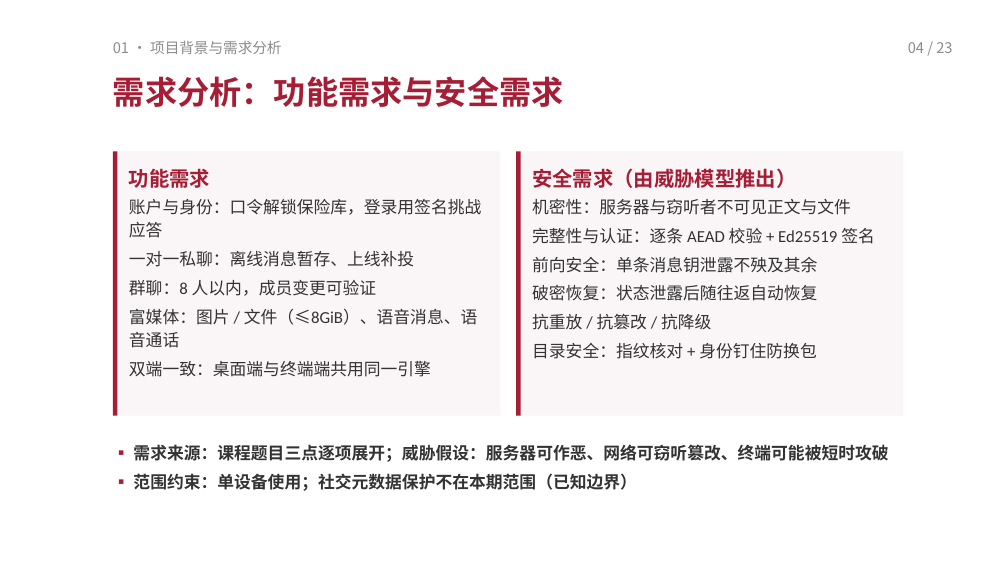
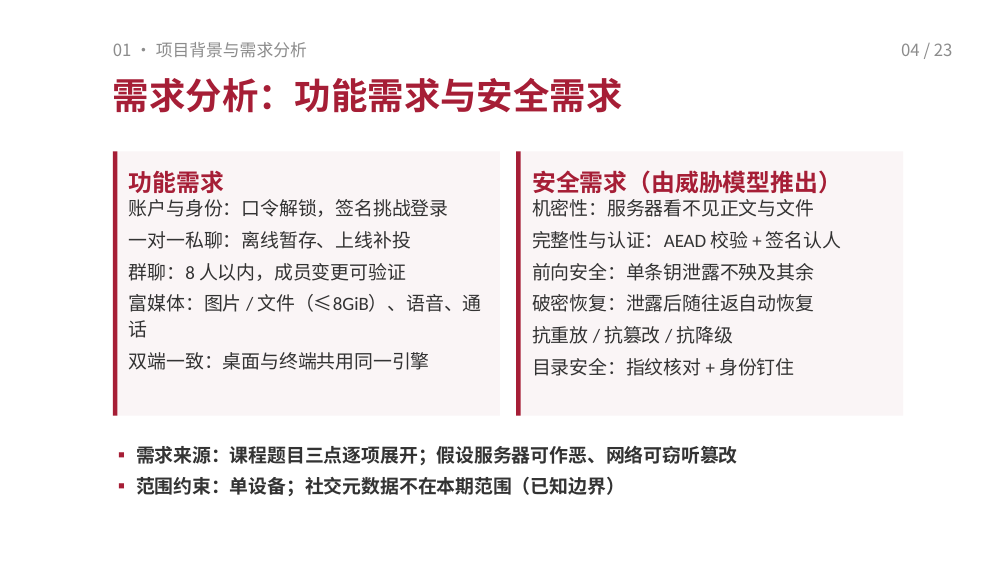
Before and after one commit to TomHaoZi/ECNUchat, a slide deck: slide 4 of 中期汇报/ECNUchat-中期汇报.pptx. Drawn at 1008x572 pixels with LibreOffice and Linux fonts; fonts in the diff are those of the drawing. Boxes give left, top, right and bottom in pixels: in the first picture for what was removed or moved away, otherwise in the second. Text is boxed around its words. In the diff, an @@ line names an element or a change of style, - is before the commit and + after.

Commit message:
PPT 再精简大字版：标题 26 磅、正文 13.5–14.5 磅，每页只留短句要点；图解文字同步放大并删繁就简；预览 PDF 重新生成

```diff
--- a/中期汇报/ECNUchat-中期汇报.pptx
+++ b/中期汇报/ECNUchat-中期汇报.pptx
@@ text "01 · 项目背景与需求分析" at box(113, 42, 307, 58): size 10.5 to 12 pt @@
@@ text "04 / 23" at box(901, 43, 953, 56): size 10.5 to 12 pt @@
@@ text "需求分析：功能需求与安全需求" at box(113, 78, 623, 113): size 23 to 26 pt @@
@@ text "功能需求" at box(129, 170, 224, 193): size 14.5 to 17 pt @@
@@ text "安全需求（由威胁模型推出）" at box(532, 170, 842, 194): size 14.5 to 17 pt @@
@@ text "机密性：服务器看不见正文与文件" at box(532, 231, 841, 376): size 12 to 13.5 pt in "抗重放 / 抗篡改 / 抗降级" @@
@@ text at box(129, 231, 411, 249): text changed; size 12 to 13.5 pt @@
-账户与身份：口令解锁保险库，登录用签名挑战应答
-一对一私聊：离线消息暂存、上线补投
+账户与身份：口令解锁，签名挑战登录
+一对一私聊：离线暂存、上线补投
@@ text at box(532, 231, 841, 312): text changed; size 12 to 13.5 pt @@
-机密性：服务器与窃听者不可见正文与文件
-完整性与认证：逐条 AEAD 校验 + Ed25519 签名
-前向安全：单条消息钥泄露不殃及其余
-破密恢复：状态泄露后随往返自动恢复
+机密性：服务器看不见正文与文件
+完整性与认证：AEAD 校验 + 签名认人
+前向安全：单条钥泄露不殃及其余
+破密恢复：泄露后随往返自动恢复
@@ text at box(129, 263, 406, 281): size 12 to 13.5 pt in "群聊：8 人以内，成员变更可验证" @@
@@ text at box(129, 294, 482, 370): text changed; size 12 to 13.5 pt @@
-富媒体：图片 / 文件（≤8GiB）、语音消息、语音通话
-双端一致：桌面端与终端端共用同一引擎
+富媒体：图片 / 文件（≤8GiB）、语音、通话
+双端一致：桌面与终端共用同一引擎
@@ text at box(532, 358, 794, 376): text changed; size 12 to 13.5 pt @@
-目录安全：指纹核对 + 身份钉住防换包
+目录安全：指纹核对 + 身份钉住
@@ text at box(136, 446, 738, 496): text changed; size 12 to 13.5 pt @@
-▪ 需求来源：课程题目三点逐项展开；威胁假设：服务器可作恶、网络可窃听篡改、终端可能被短时攻破
-▪ 范围约束：单设备使用；社交元数据保护不在本期范围（已知边界）
+▪ 需求来源：课程题目三点逐项展开；假设服务器可作恶、网络可窃听篡改
+▪ 范围约束：单设备；社交元数据不在本期范围（已知边界）
```
Also in this commit, not shown: 20 other slides changed, 2 other files.
